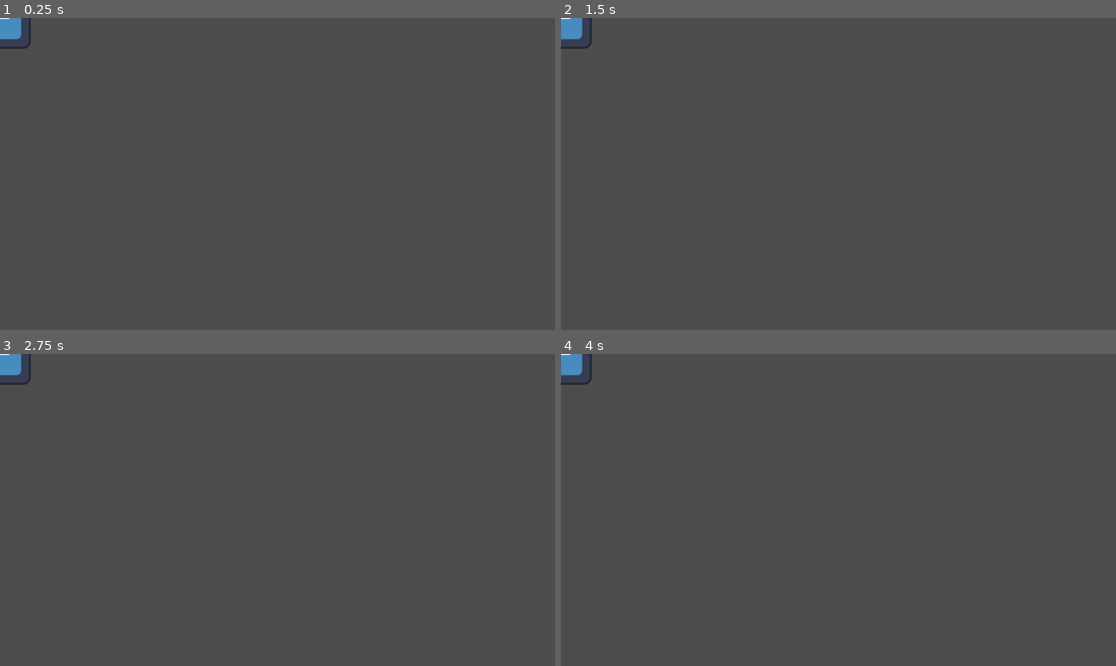
Above: before the commit, frames 1-4 (two rows, left to right).
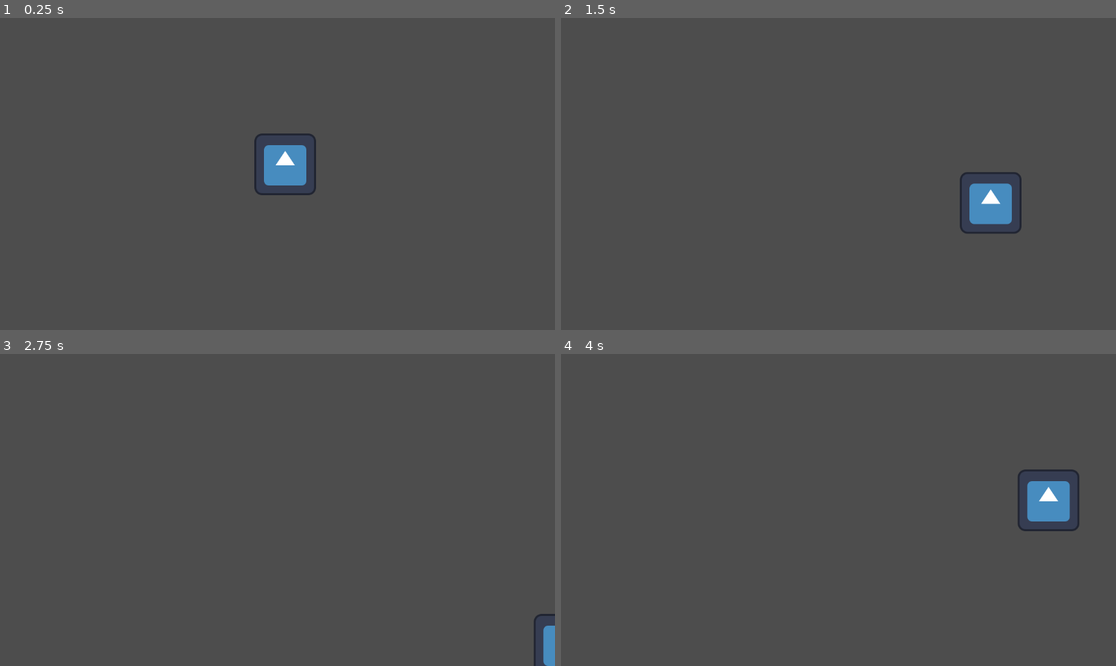
Above: after the commit, the same moments.

Repository: Arthexs/Rising-gamejam
Game: Godot game, scene res://Scenes/Player/player.tscn
Two runs of this game, one before a commit and one after it. Both use one fixed random seed, a clock stepped at 60 frames per second and the inputs below. This scene is started directly instead of the project's main scene. The engine's default icon, where the game draws it, is replaced by a stand-in: a white triangle on a blue panel in a dark square.
Inputs:
- Up to frame 1 (0.25 s): no input
- Up to frame 2 (1.5 s): tap Enter at 0.5 s; hold D (Right) 0.53-1.28 s; hold S (Down, bound only after the commit) from 1.28 s (still down)
- Up to frame 3 (2.75 s): release S (Down, bound only after the commit) at 2.03 s; hold D (Right) from 2.03 s (still down)
- Up to frame 4 (4 s): release D (Right) at 2.78 s; hold W (Up) 2.78-3.53 s; hold A (Left) from 3.53 s (still down)

The runs differ from the first frame. In frame 1, 1.6% of the frame differs, in the area x 0-57%, y 0-57%; in frame 2, 1.6%, in the area x 0-83%, y 0-70%; in frame 3, 0.7%; in frame 4, 1.6%.

Commit message:
PlayerMovement
yes

Diff:
--- a/Scenes/Player/player.gd
+++ b/Scenes/Player/player.gd
@@ -1,12 +1,31 @@
 extends CharacterBody2D
-
 class_name player
 
-func _ready() -> void:
+@export var speed = 400 # How fast the player will move (pixels/sec).
+var screen_size
+
+func _ready():
+	screen_size = get_viewport_rect().size
+
+func _physics_process(delta: float):
+	var velocity = Vector2.ZERO # The player's movement vector.
+	if Input.is_action_pressed("Right"):
+		velocity.x += 1
+	if Input.is_action_pressed("Left"):
+		velocity.x -= 1
+	if Input.is_action_pressed("Down"):
+		velocity.y += 1
+	if Input.is_action_pressed("Up"):
+		velocity.y -= 1
+
+	if velocity.length() > 0:
+		velocity = velocity.normalized() * speed
+		#$AnimatedSprite2D.play()
+	#else:
+		#$AnimatedSprite2D.stop()
+	position += velocity * delta
+func _unhandled_input(event: InputEvent) -> void:
 	pass
 
-func _physics_process(delta: float) -> void:
+func _process(delta) -> void:
 	pass
-
-func _unhandled_input(event: InputEvent) -> void:
-	pass
--- a/Scenes/Player/player.tscn
+++ b/Scenes/Player/player.tscn
@@ -7,11 +7,12 @@
 size = Vector2(126, 128)
 
 [node name="Player" type="CharacterBody2D"]
+position = Vector2(592, 304)
 script = ExtResource("1_a3d8c")
+metadata/_edit_group_ = true
 
 [node name="Sprite2D" type="Sprite2D" parent="."]
 texture = ExtResource("1_uvnfx")
 
 [node name="CollisionShape2D" type="CollisionShape2D" parent="."]
-visible = false
 shape = SubResource("RectangleShape2D_a3d8c")
--- a/project.godot
+++ b/project.godot
@@ -36,3 +36,8 @@
 "events": [Object(InputEventKey,"resource_local_to_scene":false,"resource_name":"","device":-1,"window_id":0,"alt_press …(192 unchanged characters)…
 ]
 }
+Down={
+"deadzone": 0.2,
+"events": [Object(InputEventKey,"resource_local_to_scene":false,"resource_name":"","device":-1,"window_id":0,"alt_pressed":false,"shift_pressed":false,"ctrl_pressed":false,"meta_pressed":false,"pressed":false,"keycode":0,"physical_keycode":83,"key_label":0,"unicode":115,"location":0,"echo":false,"script":null)
+]
+}
